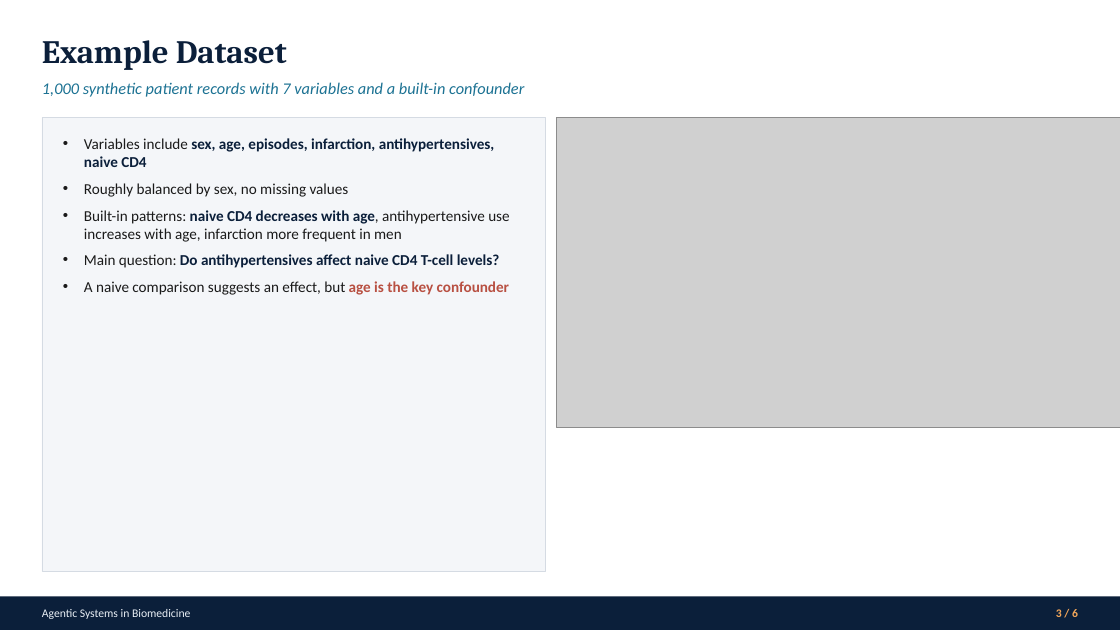
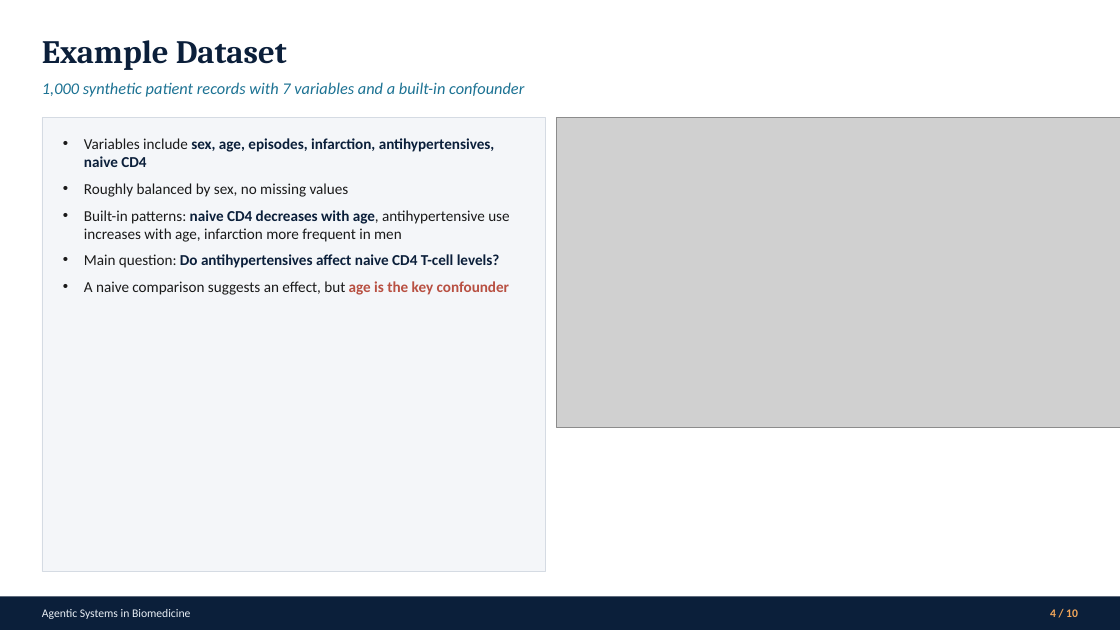
Before and after one commit to rse-cuni/Agentic-Systems-in-Biomedicine, a slide deck: slide 4 of Presentations/Agentic Systems - Welcome.pptx. Drawn at 1120x630 pixels with LibreOffice and Linux fonts; fonts in the diff are those of the drawing; grey boxes stand for pictures. Boxes give left, top, right and bottom in pixels: in the first picture for what was removed or moved away, otherwise in the second. Text is boxed around its words. In the diff, an @@ line names an element or a change of style, - is before the commit and + after.

```diff
--- a/Presentations/Agentic Systems - Welcome.pptx
+++ b/Presentations/Agentic Systems - Welcome.pptx
@@ text at (1050,609,1078,617): text changed @@
-3 / 6
+4 / 10
```
Also in this commit, not shown: 8 other slides changed, 1 other file.
